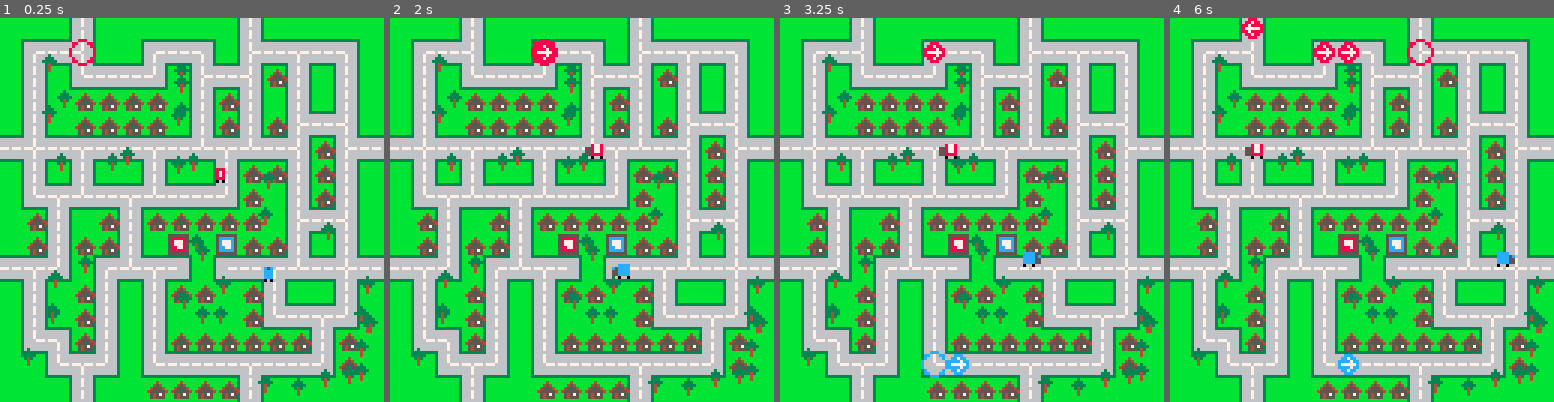
Above: before the commit, frames 1-4 (left to right).
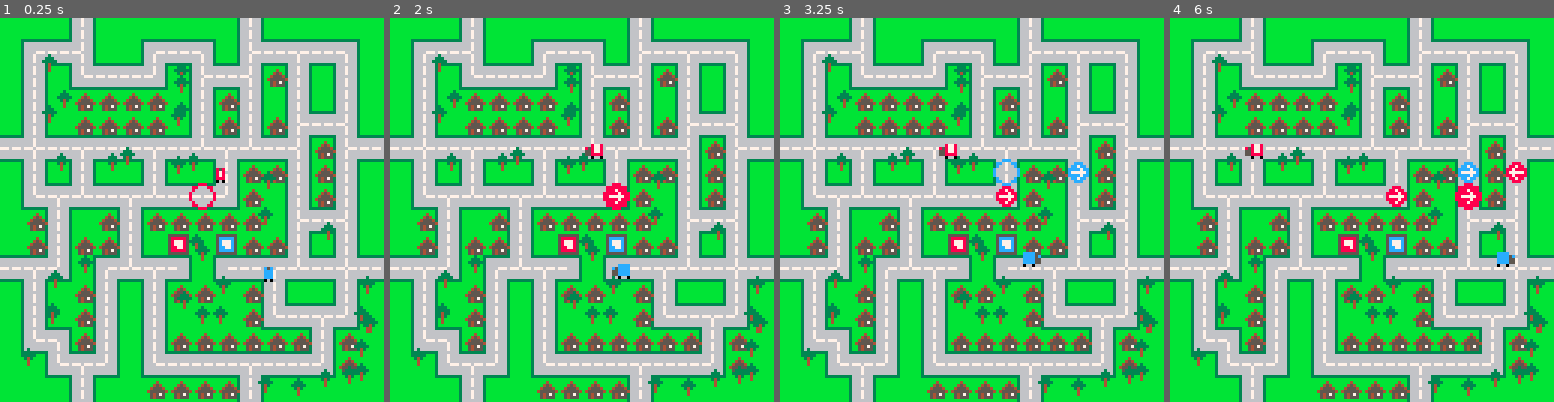
Above: after the commit, the same moments.

Repository: eddyashton/ld53
Game: PICO-8 cartridge delivery.p8
Two runs of this game, one before a commit and one after it. Both use one fixed random seed, a clock stepped at 60 frames per second and the inputs below.
Inputs:
- Up to frame 1 (0.25 s): no input
- Up to frame 2 (2 s): tap X (X key) at 0.33, 1.07, 1.85 s; tap O (Z key) at 0.7, 1.7 s; hold Right from 1.6 s (still down)
- Up to frame 3 (3.25 s): release Right at 2.1 s; tap O (Z key) at 2.1, 2.5, 2.9 s; hold Up 2.15-2.42 s; hold Right 2.47-3.03 s; tap X (X key) at 2.97 s; hold Left from 3.08 s (still down)
- Up to frame 4 (6 s): tap O (Z key) every 0.4 s from 3.3 to 5.7 s; release Left at 3.58 s; hold Down 3.63-3.97 s; hold Right 4.02-4.68 s; tap X (X key) at 4.08, 5.2 s; hold Up 4.73-5.03 s; hold Left 5.08-5.68 s; hold Down from 5.73 s (still down)

The runs differ from the first frame. In frame 1, 0.3% of the frame differs, in the area x 17-57%, y 5-50%; in frame 2, 0.7%; in frame 3, 1.1%; in frame 4, 2.0%, in the area x 18-93%, y 0-93%.

Commit message:
Remove crossings code

Diff:
--- a/delivery.p8
+++ b/delivery.p8
@@ -139,7 +139,6 @@
 end
 
 function build_paths()
- crossings = {}
  paths = {}
  function add_path(px,py)
   if (not paths[py]) paths[py] = {}
@@ -152,14 +151,12 @@
     local x,y = 8*cx,8*cy
     local cl,cr = adjacent_with_wrap(cx)
     local cu,cd = adjacent_with_wrap(cy)
-    local neighbours = 0
     if row[cl] == road then
       local py = y+3
       add_path(x,py)
       add_path(x+1,py)
       add_path(x+2,py)
       add_path(x+3,py)
-      neighbours += 1
     end
     if world[cu][cx] == road then
       local px = x+3
@@ -167,7 +164,6 @@
       add_path(px,y+1)
       add_path(px,y+2)
       add_path(px,y+3)
-      neighbours += 1
     end
     if row[cr] == road then
       local py = y+3
@@ -176,7 +172,6 @@
       add_path(x+5,py)
       add_path(x+6,py)
       add_path(x+7,py)
-      neighbours += 1
     end
     if world[cd][cx] == road then
       local px = x+3
@@ -185,79 +180,16 @@
       add_path(px,y+5)
       add_path(px,y+6)
       add_path(px,y+7)
-      neighbours += 1
-    end
-
-    if neighbours > 2 then
-     add(crossings, v2(cx, cy))
     end
    end
   end
  end
 
  target = {
-  pos = crossings[next(crossings, nil)],
+  pos = next_road(v2(8,8), up),
   dir = nil,
   blue = false,
  }
-end
-
-function build_crossings_graph()
- crossings_graph = {}
-
- function follow_road(from, adj)
-  local cx,cy = adj.x, adj.y
-  local cl,cr = adjacent_with_wrap(cx)
-  local cu,cd = adjacent_with_wrap(cy)
-  local row = world[cy]
-  local neighbours = {}
-  if row[cl] == road then
-   add(neighbours, v_to_s(v2(cl, cy)))
-  end
-  if world[cu][cx] == road then
-   add(neighbours, v_to_s(v2(cx, cu)))
-  end
-  if row[cr] == road then
-   add(neighbours, v_to_s(v2(cr, cy)))
-  end
-  if world[cd][cx] == road then
-   add(neighbours, v_to_s(v2(cx, cd)))
-  end
-  del(neighbours, v_to_s(from))
-
-  if #neighbours == 1 then
-   return follow_road(
-    adj,
-    s_to_v(neighbours[1])
-   )
-  elseif #neighbours == 0 then
-   return nil
-  else
-   return adj
-  end
- end
-
- -- todo: should also try straight
- -- line raytrace
- function find_next(from, dir)
-  local adj = v2_add(from, dir)
-  if world[adj.y][adj.x] == road then
-   local cross = follow_road(from, adj)
-   if cross != nil then
-    return cross
-   end
-  end
-  return from
- end
-
- for i, crossing in ipairs(crossings) do
-  crossings_graph[v_to_s(crossing)] = {
-   ➡️ = find_next(crossing, right),
-   ⬅️ = find_next(crossing, left),
-   ⬆️ = find_next(crossing, up),
-   ⬇️ = find_next(crossing, down),
-  }
- end
 end
 
 _screen_start = 0x6000
@@ -282,7 +214,6 @@
  )
 
  build_paths()
- build_crossings_graph()
 
  function mk_truck(b,p,d,f)
   return {
@@ -473,14 +404,9 @@
     pset(x,y,10)
    end
   end
-
-  for c in all(crossings) do
-   local v = cell_to_world(c, true)
-   circ(v.x,v.y, 3, 15)
-  end
- end
-
- -- highlight selected crossing
+ end
+
+ -- highlight selected cell
  -- flash
  if t() % 1 < 0.6 then
   local targ = cell_to_world(target.pos, true)
